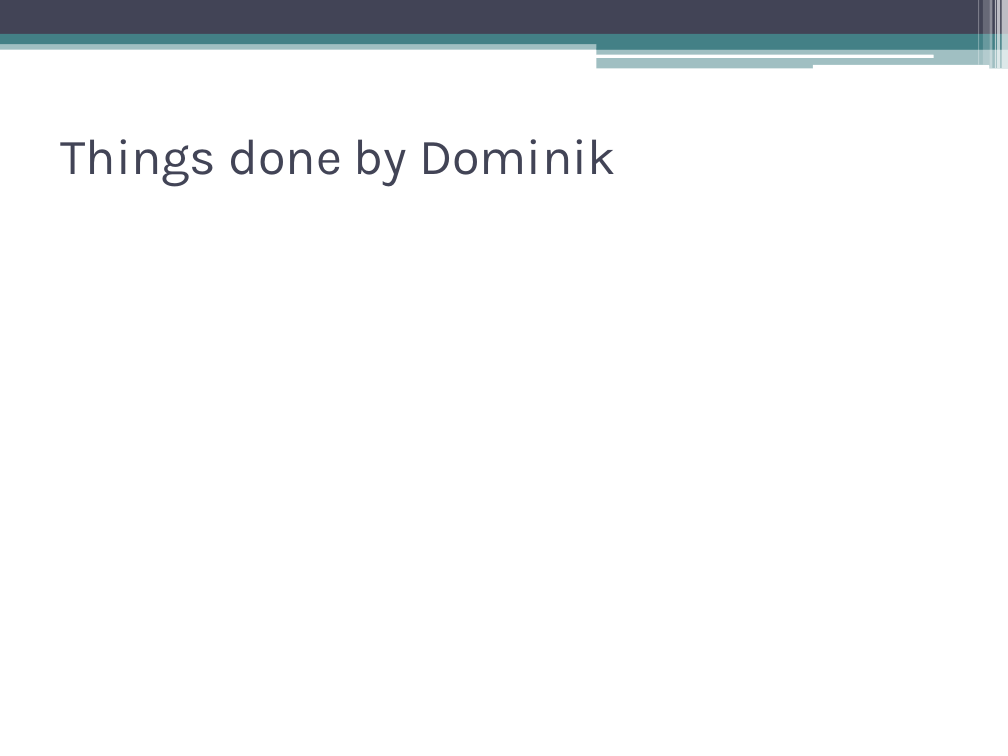
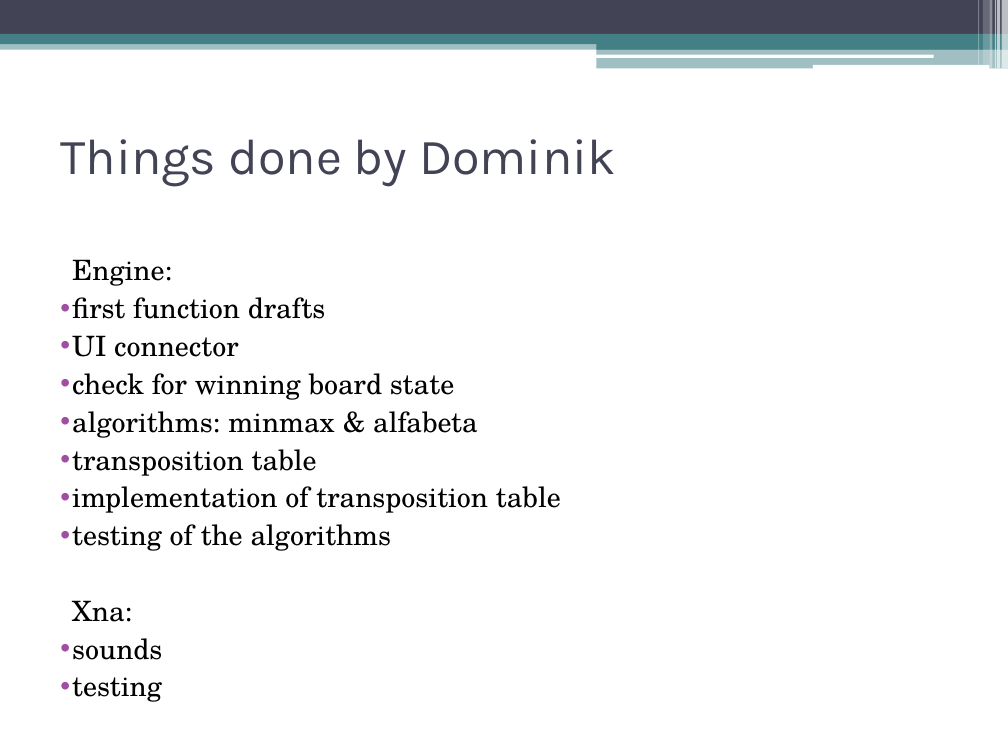
Before and after one commit to IAmWaseem/windespacman, a slide deck: slide 6 of Group 3 – Presentation.ppt. Drawn at 1008x756 pixels with LibreOffice and Linux fonts; fonts in the diff are those of the drawing. Boxes give left, top, right and bottom in pixels: in the first picture for what was removed or moved away, otherwise in the second. Text is boxed around its words. In the diff, an @@ line names an element or a change of style, - is before the commit and + after.

```diff
--- a/Group 3 – Presentation.ppt
+++ b/Group 3 – Presentation.ppt
@@ text added at <box>72,259,561,702</box>, 20 pt, text #000000 @@
+Engine:
+• first function drafts
+• UI connector
+• check for winning board state
+• algorithms: minmax & alfabeta
+• transposition table
+• implementation of transposition table
+• testing of the algorithms
+Xna:
+• sounds
+• testing
```
Also in this commit, not shown: 1 other slide changed, 2 other files.
